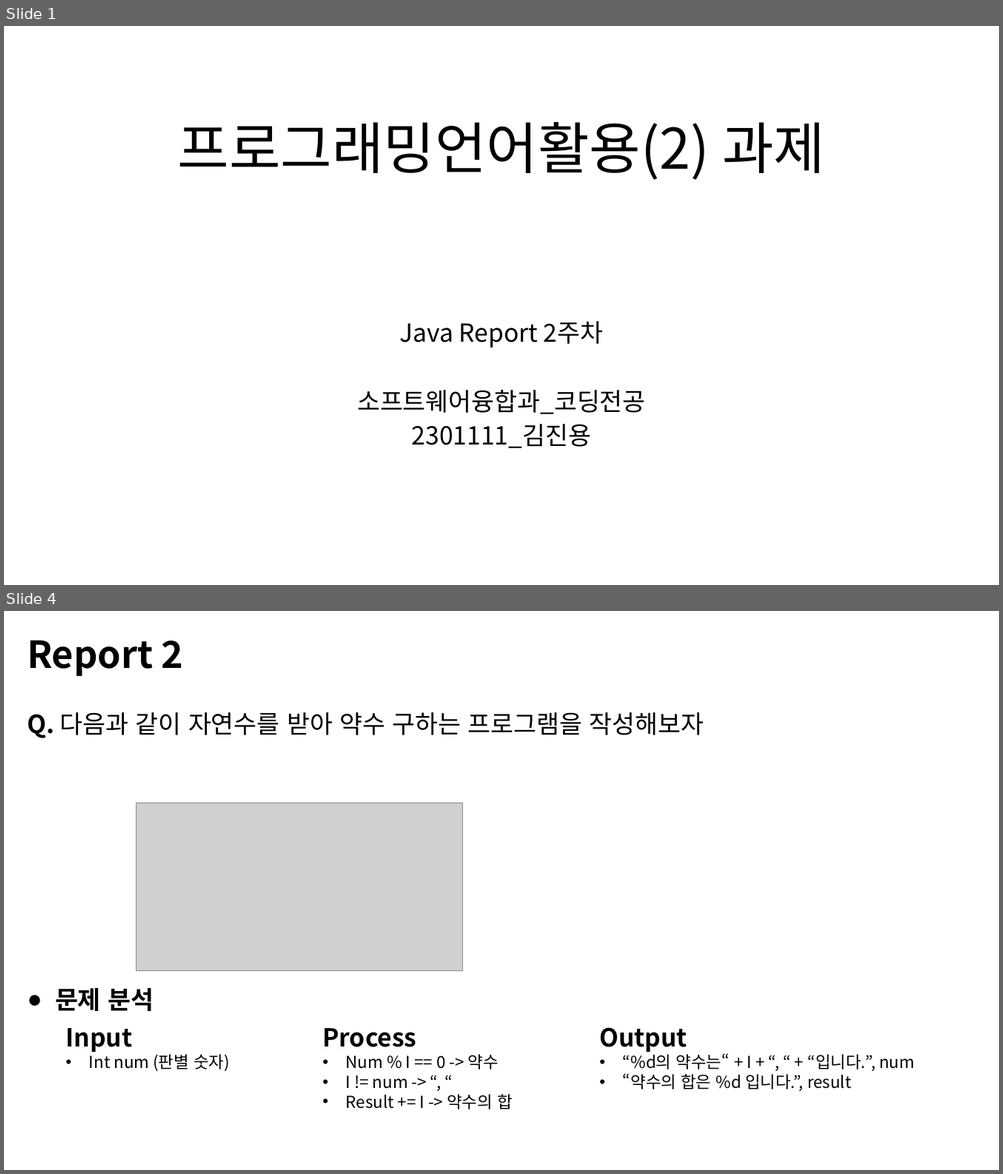
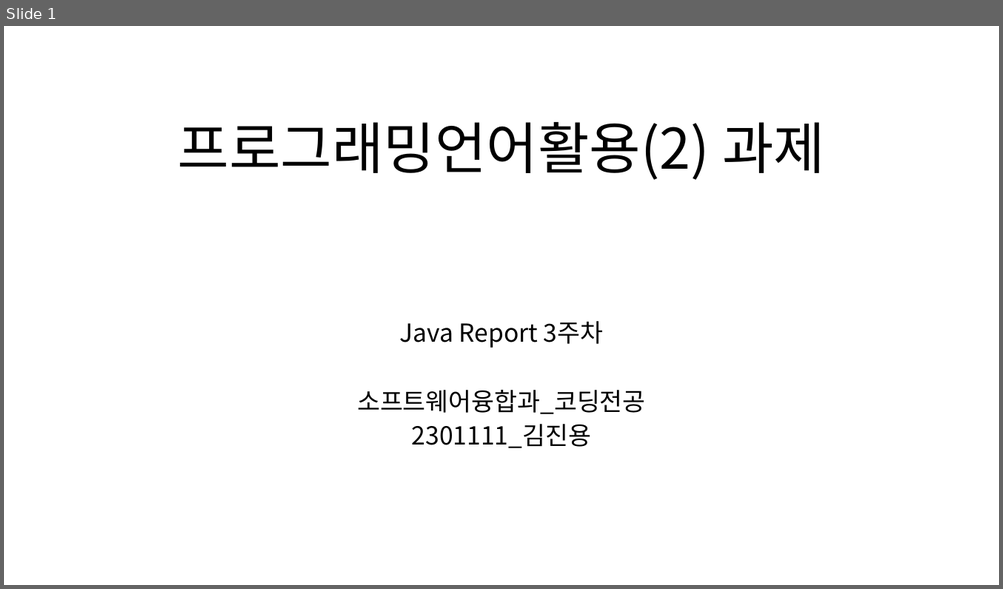
Before and after one commit to MDR-Evan/KBU-ProgrammingLanguageUtilization2, a slide deck: KBU Java 2/Report/R_Week3/3차-김진용-2301111.pptx. Shown one above the other, each under a label of ours: slides 1 and 4 before the commit, slide 1 after it; the slides between them are not shown. The pictures are 1003x1174 and 1003x589 pixels, drawn with LibreOffice and Linux fonts; fonts in the diff are those of the drawing; grey boxes stand for pictures. Boxes give left, top, right and bottom in pixels: in the first picture for what was removed or moved away, otherwise in the second. Text is boxed around its words. In the diff, an @@ line names an element or a change of style, - is before the commit and + after.

```diff
--- a/KBU Java 2/Report/R_Week3/3차-김진용-2301111.pptx
+++ b/KBU Java 2/Report/R_Week3/3차-김진용-2301111.pptx
@@ slide 4 removed at (x1=4, y1=611, x2=999, y2=1170), background #FFFFFF @@
@@ text removed at (x1=27, y1=640, x2=184, y2=676) @@
-Report 2
@@ text removed at (x1=27, y1=712, x2=704, y2=738) @@
-Q. 다음과 같이 자연수를 받아 약수 구하는 프로그램을 작성해보자
@@ picture removed at (x1=136, y1=803, x2=462, y2=971) @@
@@ text removed at (x1=55, y1=988, x2=153, y2=1011) @@
-● 문제 분석
@@ text removed at (x1=65, y1=1028, x2=230, y2=1072) @@
-Input
-• Int num (판별 숫자)
@@ text removed at (x1=322, y1=1028, x2=512, y2=1110) @@
-Process
-• Num % I == 0 -> 약수
-• I != num -> “, “
-• Result += I -> 약수의 합
@@ text removed at (x1=599, y1=1028, x2=914, y2=1091) @@
-Output
-• “%d의 약수는“ + I + “, “ + “입니다.”, num
-• “약수의 합은 %d 입니다.”, result
@@ slide 1 changed as well @@
@@ subtitle at (x1=400, y1=321, x2=603, y2=348): text changed @@
-Java Report 2주차
+Java Report 3주차
```
Also in this commit, not shown: 3 other slides changed, 4 slides added, 4 other slides removed, 6 other files.
